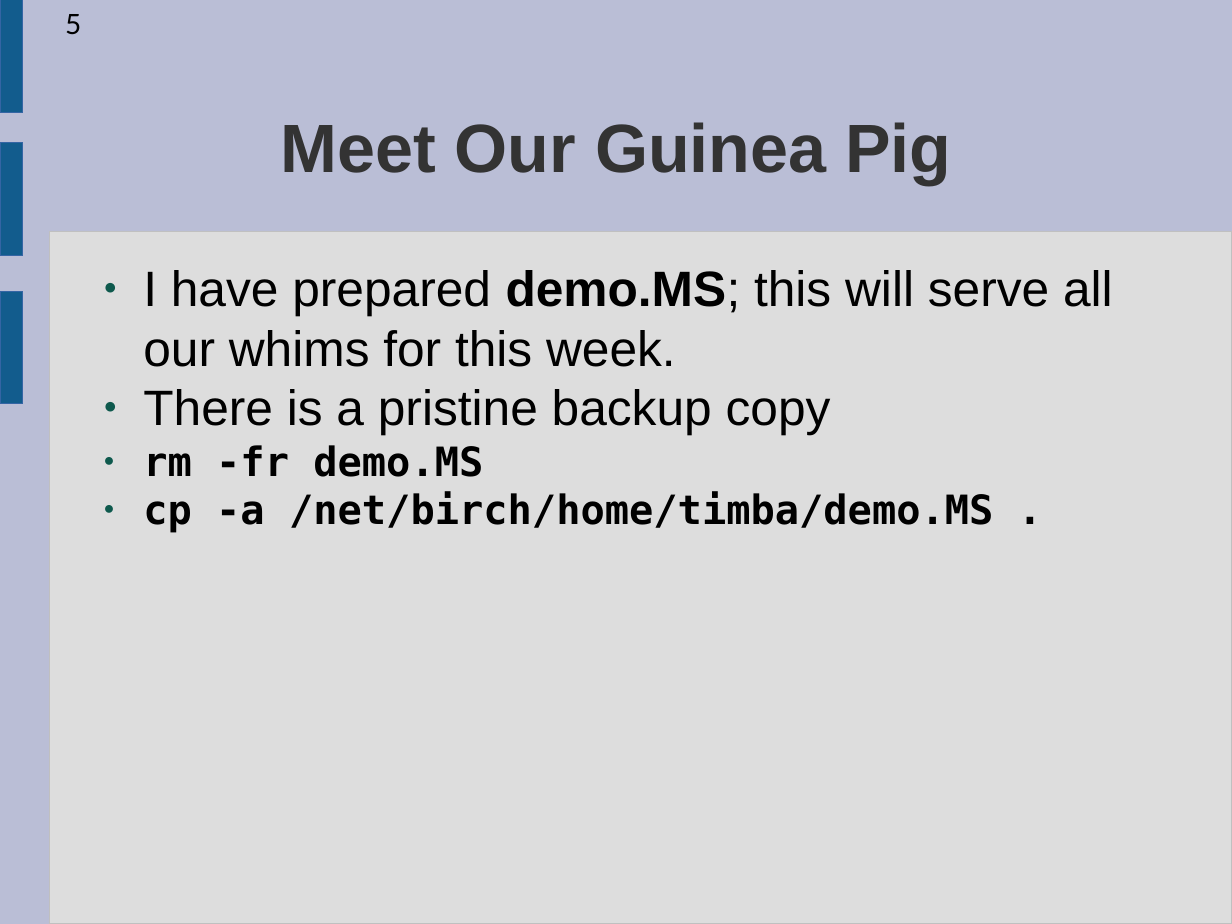
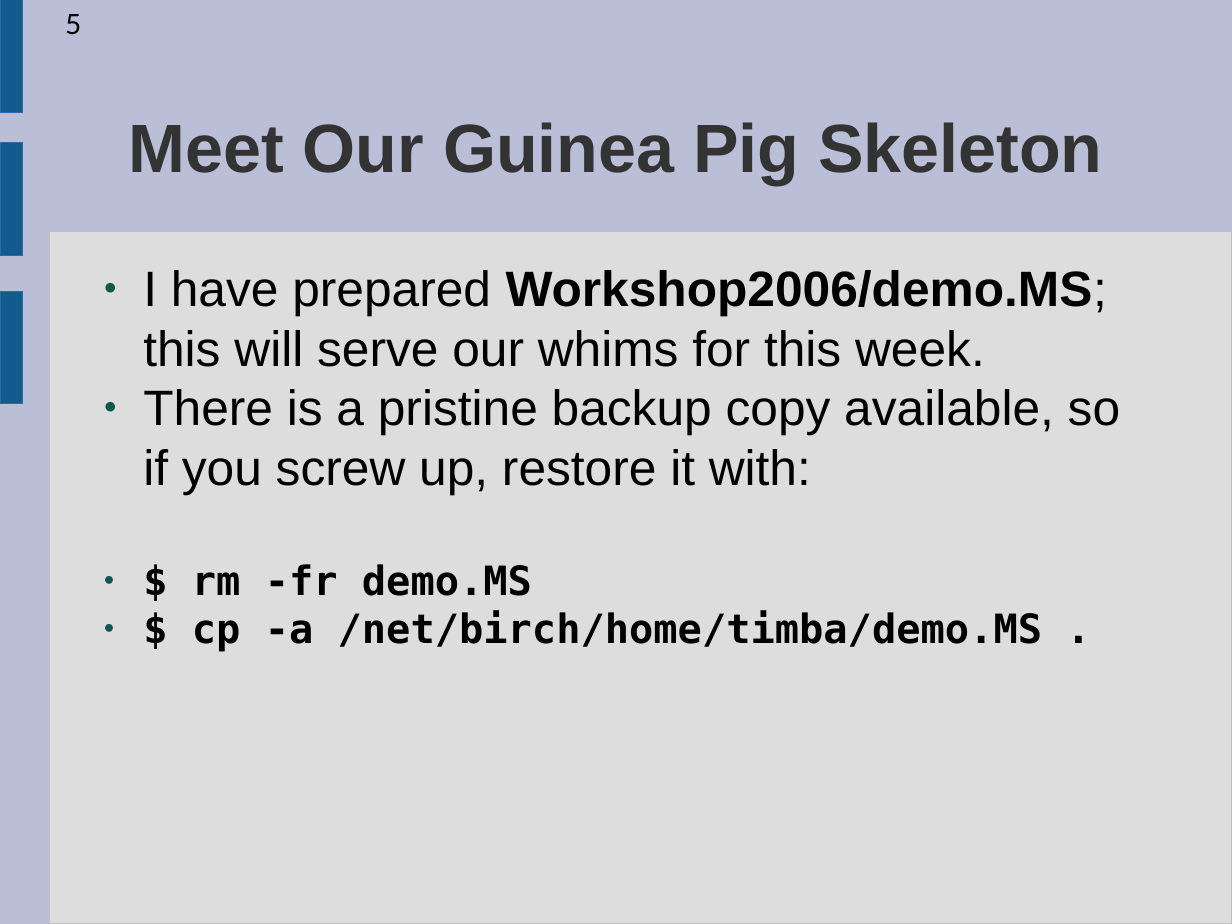
Before and after one commit to ratt-ru/meqtrees-timba, a slide deck: slide 5 of doc/Courses/Workshop2006-Presentations/WorkingWithMSs.odp. Drawn at 1232x924 pixels with LibreOffice and Linux fonts; fonts in the diff are those of the drawing. Boxes give left, top, right and bottom in pixels: in the first picture for what was removed or moved away, otherwise in the second. Text is boxed around its words. In the diff, an @@ line names an element or a change of style, - is before the commit and + after.

```diff
--- a/doc/Courses/Workshop2006-Presentations/WorkingWithMSs.odp
+++ b/doc/Courses/Workshop2006-Presentations/WorkingWithMSs.odp
@@ title at <box>128,122,1102,185</box>: text changed @@
-Meet Our Guinea Pig
+Meet Our Guinea Pig Skeleton
@@ text at <box>143,270,1120,652</box>: text changed @@
-● I have prepared demo.MS; this will serve all our whims for this week.
-● There is a pristine backup copy
-● rm -fr demo.MS
-● cp -a /net/birch/home/timba/demo.MS .
+● I have prepared Workshop2006/demo.MS; this will serve our whims for this week.
+● There is a pristine backup copy available, so if you screw up, restore it with:
+● $ rm -fr demo.MS
+● $ cp -a /net/birch/home/timba/demo.MS .
```
Also in this commit, not shown: 3 other slides changed, 1 other file.
